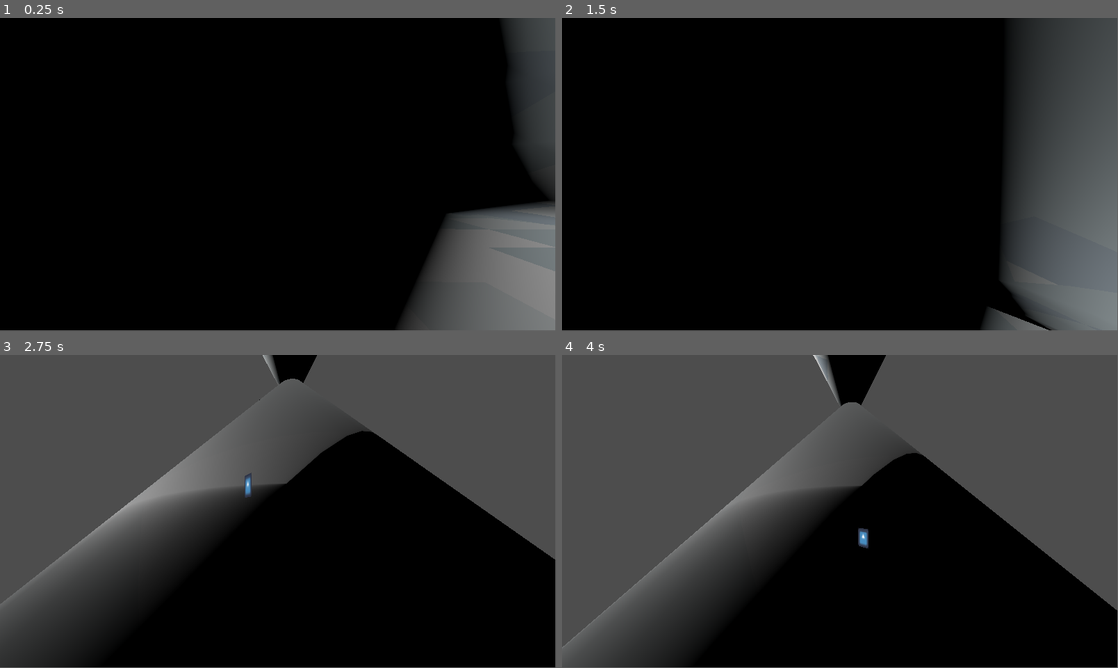
Above: before the commit, frames 1-4 (two rows, left to right).
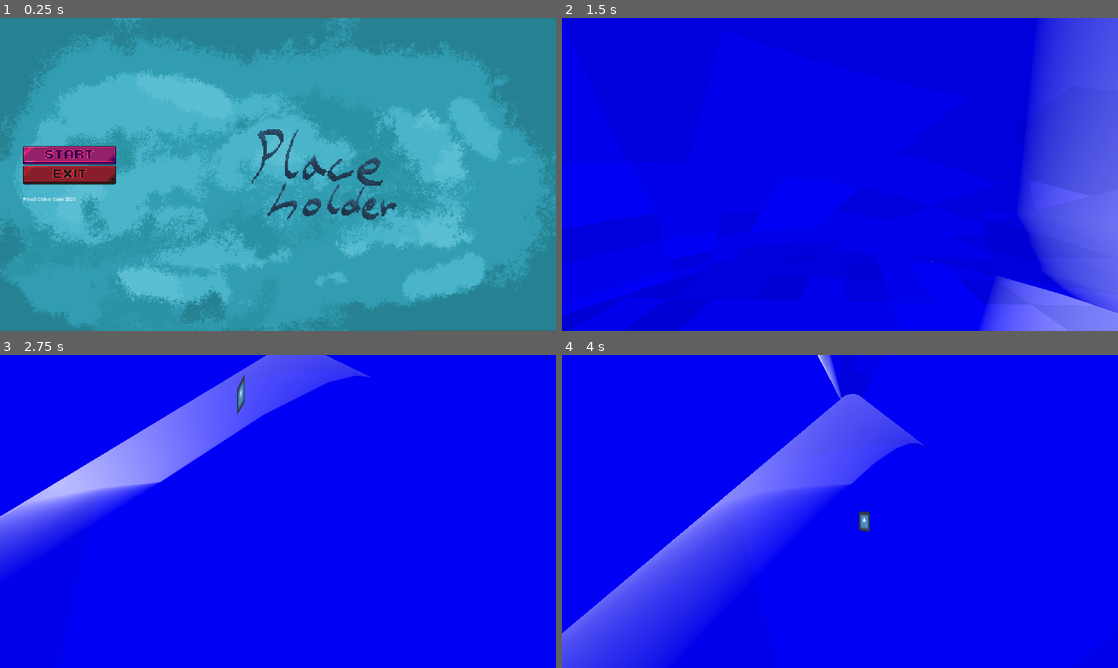
Above: after the commit, the same moments.

Repository: CodingBigTime/pencil-chisel-code-2023
Game: Godot game, scene res://scenes/main_menu.tscn
The game is run twice, just before and just after one commit, with the same random seed, the same clock (stepped at 60 frames per second) and the same inputs. Before the commit the project starts from res://scenes/main.tscn. The engine's default icon, where the game draws it, is replaced by a stand-in: a white triangle on a blue panel in a dark square.
Inputs (mouse positions are in pixels of both pictures, inside the frame that each line leads up to):
- Up to frame 1 (0.25 s): no input
- Up to frame 2 (1.5 s): click (628, 155) at 0.52 s; tap Enter (ui_accept) at 1.25 s; hold D (right) from 1.28 s (still down)
- Up to frame 3 (2.75 s): tap Enter (ui_accept) at 1.52, 2.27 s; release D (right) at 2.03 s; hold S (down) from 2.03 s (still down)
- Up to frame 4 (4 s): release S (down) at 2.78 s; hold D (right) 2.78-3.53 s; hold W (up) from 3.53 s (still down); tap Enter (ui_accept) at 3.77 s
In our replay, the window is 799x449 before the commit and 800x450 after it. These sizes can differ from the game's own. Grey fills any space a smaller window leaves; there, only what the larger window draws over its background counts as a difference.

The runs differ from the first frame. In frame 1, 100% of the frame differs, in the area x 0-100%, y 0-100%; in frame 2, 100%; in frame 3, 100%; in frame 4, 100%.

Commit message:
Add main menu

Diff:
--- a/project.godot
+++ b/project.godot
@@ -11,9 +11,16 @@
 [application]
 
 config/name="game-jam-godot-template"
-run/main_scene="res://scenes/main.tscn"
+run/main_scene="res://scenes/main_menu.tscn"
 config/features=PackedStringArray("4.1", "Forward Plus")
 config/icon="res://icon.svg"
+
+[display]
+
+window/size/viewport_width=1920
+window/size/viewport_height=1080
+window/stretch/mode="canvas_items"
+window/stretch/aspect="ignore"
 
 [input]
 
@@ -37,3 +44,7 @@
 "events": [Object(InputEventKey,"resource_local_to_scene":false,"resource_name":"","device":-1,"window_id":0,"alt_pressed":false,"shift_pressed":false,"ctrl_pressed":false,"meta_pressed":false,"pressed":false,"keycode":0,"physical_keycode":83,"key_label":0,"unicode":111,"echo":false,"script":null)
 ]
 }
+
+[rendering]
+
+textures/canvas_textures/default_texture_filter=0
--- /dev/null
+++ b/scenes/MainMenu.gd
@@ -0,0 +1,21 @@
+extends Control
+
+
+func _ready():
+	get_window().size = Vector2(1280, 720)
+
+
+func _on_start_button_pressed():
+	get_tree().change_scene_to_file("res://scenes/node_3d.tscn")
+
+
+func _on_exit_button_pressed():
+	get_tree().quit()
+
+
+func _on_button_down():
+	$ButtonDownSFX.play()
+
+
+func _on_button_up():
+	$ButtonUpSFX.play()
--- /dev/null
+++ b/scenes/main_menu.tscn
@@ -0,0 +1,91 @@
+[gd_scene load_steps=12 format=3 uid="uid://0cy7htlt00s6"]
+
+[ext_resource type="Script" path="res://scenes/MainMenu.gd" id="1_d0guk"]
+[ext_resource type="Texture2D" uid="uid://cyrlccn34qbgx" path="res://assets/ui/background.png" id="3_ycbwy"]
+[ext_resource type="Texture2D" uid="uid://cvaryjoqyns3q" path="res://assets/ui/buttons/start_button_normal.png" id="4_n8sfc"]
+[ext_resource type="Texture2D" uid="uid://bb44lytpdej88" path="res://assets/ui/buttons/start_button_pressed.png" id="5_h4sde"]
+[ext_resource type="Texture2D" uid="uid://d1omto5uuatjl" path="res://assets/ui/buttons/start_button_hover.png" id="6_5e82i"]
+[ext_resource type="Texture2D" uid="uid://c0ja4br2myjm1" path="res://assets/ui/buttons/exit_button_normal.png" id="10_p4v6u"]
+[ext_resource type="Texture2D" uid="uid://devt8qijam78x" path="res://assets/ui/buttons/exit_button_pressed.png" id="11_yoe3l"]
+[ext_resource type="Texture2D" uid="uid://dy5y5l14xceox" path="res://assets/ui/buttons/exit_button_hover.png" id="12_ndsnx"]
+[ext_resource type="Texture2D" uid="uid://vf45l2efh1tj" path="res://assets/ui/logo.png" id="14_0piw8"]
+[ext_resource type="AudioStream" uid="uid://bm6bcuvl2fmgq" path="res://assets/sfx/button_press.wav" id="24_t417x"]
+[ext_resource type="AudioStream" uid="uid://clj6pfdgfrud7" path="res://assets/sfx/button_release.wav" id="25_q671y"]
+
+[node name="Control" type="Control"]
+custom_minimum_size = Vector2(1920, 1080)
+layout_mode = 3
+anchors_preset = 0
+offset_right = 1920.0
+offset_bottom = 1080.0
+script = ExtResource("1_d0guk")
+
+[node name="TextureRect" type="TextureRect" parent="."]
+custom_minimum_size = Vector2(1920, 1080)
+layout_mode = 1
+rotation = -0.000531537
+texture = ExtResource("3_ycbwy")
+
+[node name="HomeMenu" type="MarginContainer" parent="."]
+custom_minimum_size = Vector2(1920, 1080)
+layout_mode = 0
+offset_right = 1280.0
+offset_bottom = 720.0
+theme_override_constants/margin_left = 80
+theme_override_constants/margin_right = 80
+
+[node name="HSplitContainer" type="HSplitContainer" parent="HomeMenu"]
+layout_mode = 2
+collapsed = true
+dragger_visibility = 2
+
+[node name="VBoxContainer" type="VBoxContainer" parent="HomeMenu/HSplitContainer"]
+layout_mode = 2
+theme_override_constants/separation = 40
+alignment = 1
+
+[node name="VBoxContainer" type="VBoxContainer" parent="HomeMenu/HSplitContainer/VBoxContainer"]
+layout_mode = 2
+size_flags_horizontal = 0
+
+[node name="StartButton" type="TextureButton" parent="HomeMenu/HSplitContainer/VBoxContainer/VBoxContainer"]
+layout_mode = 2
+texture_normal = ExtResource("4_n8sfc")
+texture_pressed = ExtResource("5_h4sde")
+texture_hover = ExtResource("6_5e82i")
+
+[node name="ExitButton" type="TextureButton" parent="HomeMenu/HSplitContainer/VBoxContainer/VBoxContainer"]
+layout_mode = 2
+texture_normal = ExtResource("10_p4v6u")
+texture_pressed = ExtResource("11_yoe3l")
+texture_hover = ExtResource("12_ndsnx")
+
+[node name="Label2" type="Label" parent="HomeMenu/HSplitContainer/VBoxContainer"]
+layout_mode = 2
+text = "Pencil Chisel Code 2023"
+
+[node name="CenterContainer" type="CenterContainer" parent="HomeMenu/HSplitContainer"]
+layout_mode = 2
+
+[node name="VBoxContainer" type="VBoxContainer" parent="HomeMenu/HSplitContainer/CenterContainer"]
+layout_mode = 2
+alignment = 1
+
+[node name="logo" type="TextureRect" parent="HomeMenu/HSplitContainer/CenterContainer/VBoxContainer"]
+custom_minimum_size = Vector2(500, 500)
+layout_mode = 2
+texture = ExtResource("14_0piw8")
+stretch_mode = 5
+
+[node name="ButtonDownSFX" type="AudioStreamPlayer" parent="."]
+stream = ExtResource("24_t417x")
+
+[node name="ButtonUpSFX" type="AudioStreamPlayer" parent="."]
+stream = ExtResource("25_q671y")
+
+[connection signal="button_down" from="HomeMenu/HSplitContainer/VBoxContainer/VBoxContainer/StartButton" to="." method="_on_button_down"]
+[connection signal="button_up" from="HomeMenu/HSplitContainer/VBoxContainer/VBoxContainer/StartButton" to="." method="_on_button_up"]
+[connection signal="pressed" from="HomeMenu/HSplitContainer/VBoxContainer/VBoxContainer/StartButton" to="." method="_on_start_button_pressed"]
+[connection signal="button_down" from="HomeMenu/HSplitContainer/VBoxContainer/VBoxContainer/ExitButton" to="." method="_on_button_down"]
+[connection signal="button_up" from="HomeMenu/HSplitContainer/VBoxContainer/VBoxContainer/ExitButton" to="." method="_on_button_up"]
+[connection signal="pressed" from="HomeMenu/HSplitContainer/VBoxContainer/VBoxContainer/ExitButton" to="." method="_on_exit_button_pressed"]
--- /dev/null
+++ b/scenes/node_3d.tscn
@@ -0,0 +1,29 @@
+[gd_scene load_steps=5 format=3 uid="uid://pwdebbv58jge"]
+
+[ext_resource type="Script" path="res://scenes/Camera3D.gd" id="2_1sink"]
+[ext_resource type="PackedScene" uid="uid://cup6i73gp2txa" path="res://actors/player.tscn" id="2_avqwy"]
+[ext_resource type="PackedScene" uid="uid://w8bd5n1p2168" path="res://objects/mountain.tscn" id="2_scjnr"]
+
+[sub_resource type="Environment" id="Environment_1vc34"]
+background_mode = 1
+background_color = Color(0, 0, 0.956863, 1)
+
+[node name="Node3D" type="Node3D"]
+
+[node name="player" parent="." instance=ExtResource("2_avqwy")]
+transform = Transform3D(1, 0, 0, 0, 1, 0, 0, 0, 1, 18.343, 145.836, 9.21762)
+
+[node name="Camera3D" type="Camera3D" parent="."]
+script = ExtResource("2_1sink")
+
+[node name="mountain" parent="." instance=ExtResource("2_scjnr")]
+transform = Transform3D(20, 0, 0, 0, 10, 0, 0, 0, 20, 0, 0, 0)
+
+[node name="DirectionalLight3D" type="DirectionalLight3D" parent="."]
+transform = Transform3D(0.36272, 0.0504455, -0.930532, 0.0778524, 0.993403, 0.0842005, 0.928641, -0.102985, 0.3564, -49.1771, 28.3303, 15.5855)
+
+[node name="mountain2" parent="." instance=ExtResource("2_scjnr")]
+transform = Transform3D(-2, 3.01992e-07, 0, -3.01992e-07, -2, 0, 0, 0, 2, 5.31634, 170.221, 0.161701)
+
+[node name="WorldEnvironment" type="WorldEnvironment" parent="."]
+environment = SubResource("Environment_1vc34")
Not shown, added: assets/sfx/bgm.mp3.import
Not shown, added: assets/sfx/button_press.wav.import
Not shown, added: assets/sfx/button_release.wav.import
Not shown, added: assets/sfx/enemy_steal.ogg.import
Not shown, added: assets/sfx/new_root.ogg.import
Not shown, added: assets/sfx/root_connect.ogg.import
Not shown, added: assets/sfx/win.ogg.import
Binary file added: assets/ui/background.png
Not shown, added: assets/ui/background.png.import
Binary file added: assets/ui/buttons/exit_button_hover.png
Not shown, added: assets/ui/buttons/exit_button_hover.png.import
Binary file added: assets/ui/buttons/exit_button_normal.png
(and 18 more such lines)
